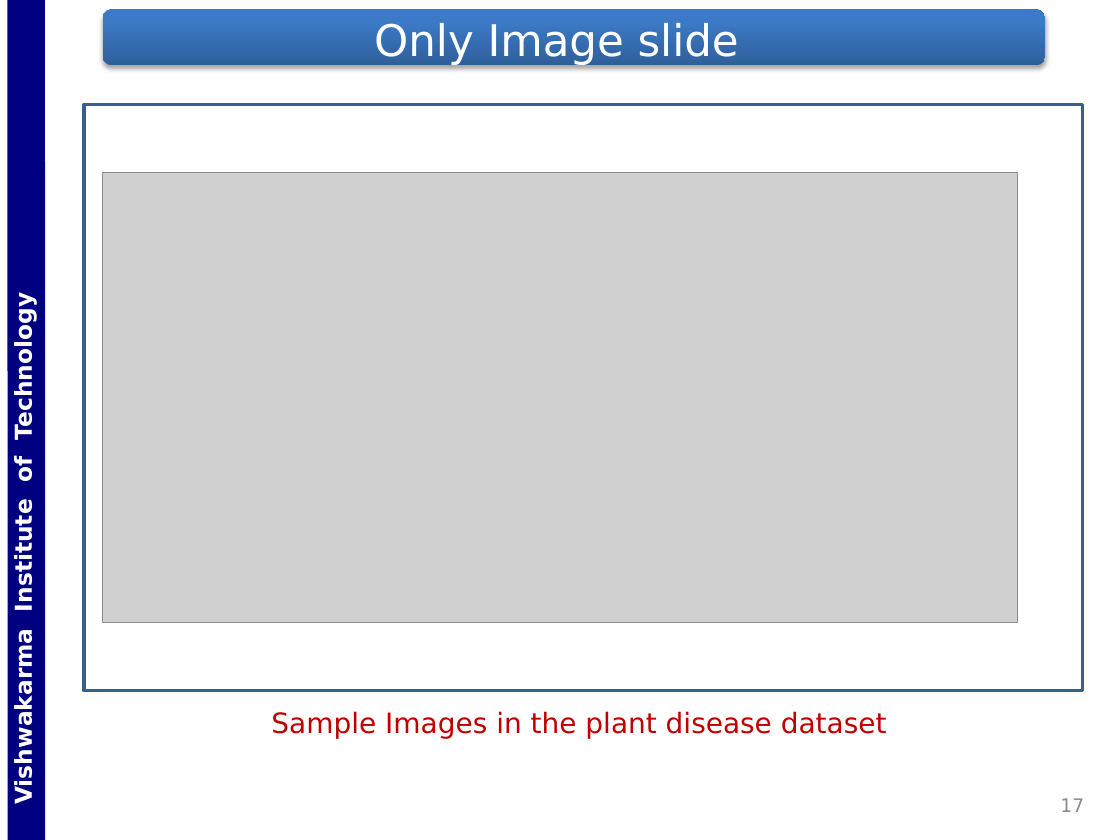
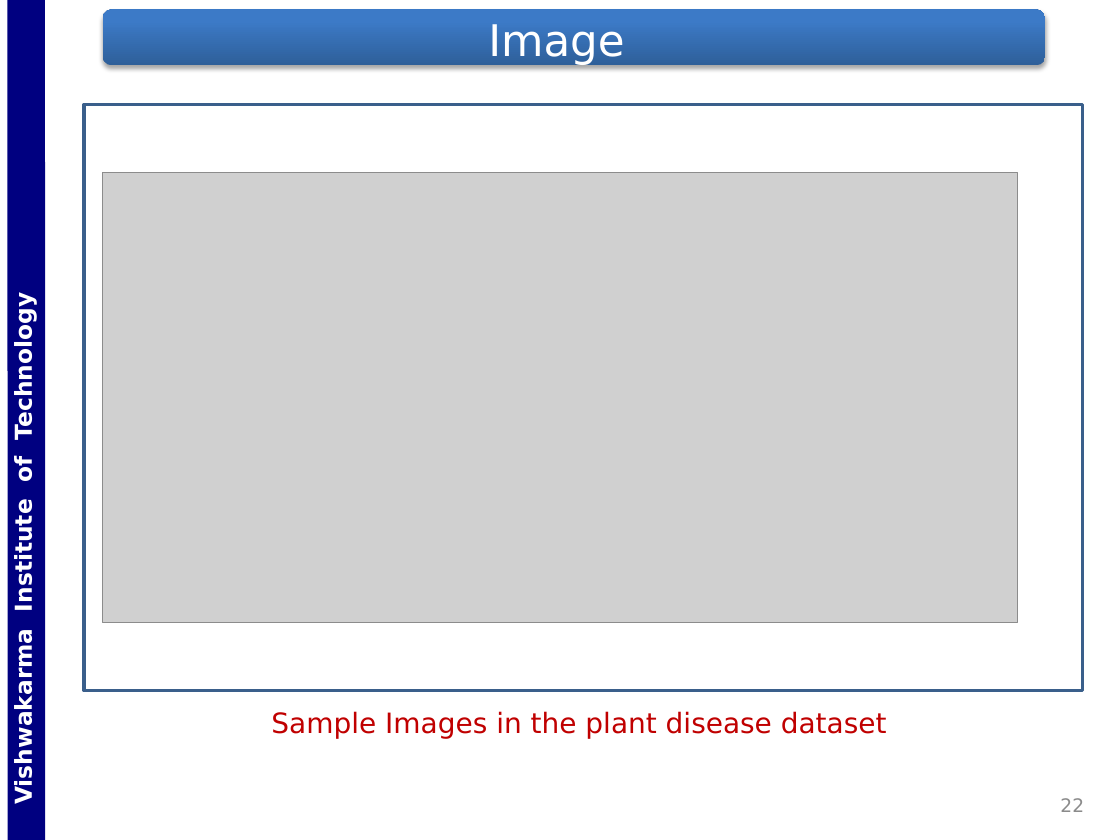
Before and after one commit to Gladiator07/Harvestify, a slide deck: slide 22 of Docs/PPT_ED_SY_DIV-ICA_BATCH-B3_GRP-G5_DATE-201030_RN-65-66-67-68.pptx (slide 17 before the commit). Drawn at 1120x840 pixels with LibreOffice and Linux fonts; fonts in the diff are those of the drawing; grey boxes stand for pictures; background and template pictures are left out. Boxes give left, top, right and bottom in pixels: in the first picture for what was removed or moved away, otherwise in the second. Text is boxed around its words. In the diff, an @@ line names an element or a change of style, - is before the commit and + after.

```diff
--- a/Docs/PPT_ED_SY_DIV-ICA_BATCH-B3_GRP-G5_DATE-201030_RN-65-66-67-68.pptx
+++ b/Docs/PPT_ED_SY_DIV-ICA_BATCH-B3_GRP-G5_DATE-201030_RN-65-66-67-68.pptx
@@ title at [488, 24, 624, 66]: text changed @@
-Only Image slide
+Image
@@ page number at [1060, 798, 1084, 812]: text changed @@
-17
+22
```
Also in this commit, not shown: 5 other slides changed, 10 slides added, 1 slide removed.
